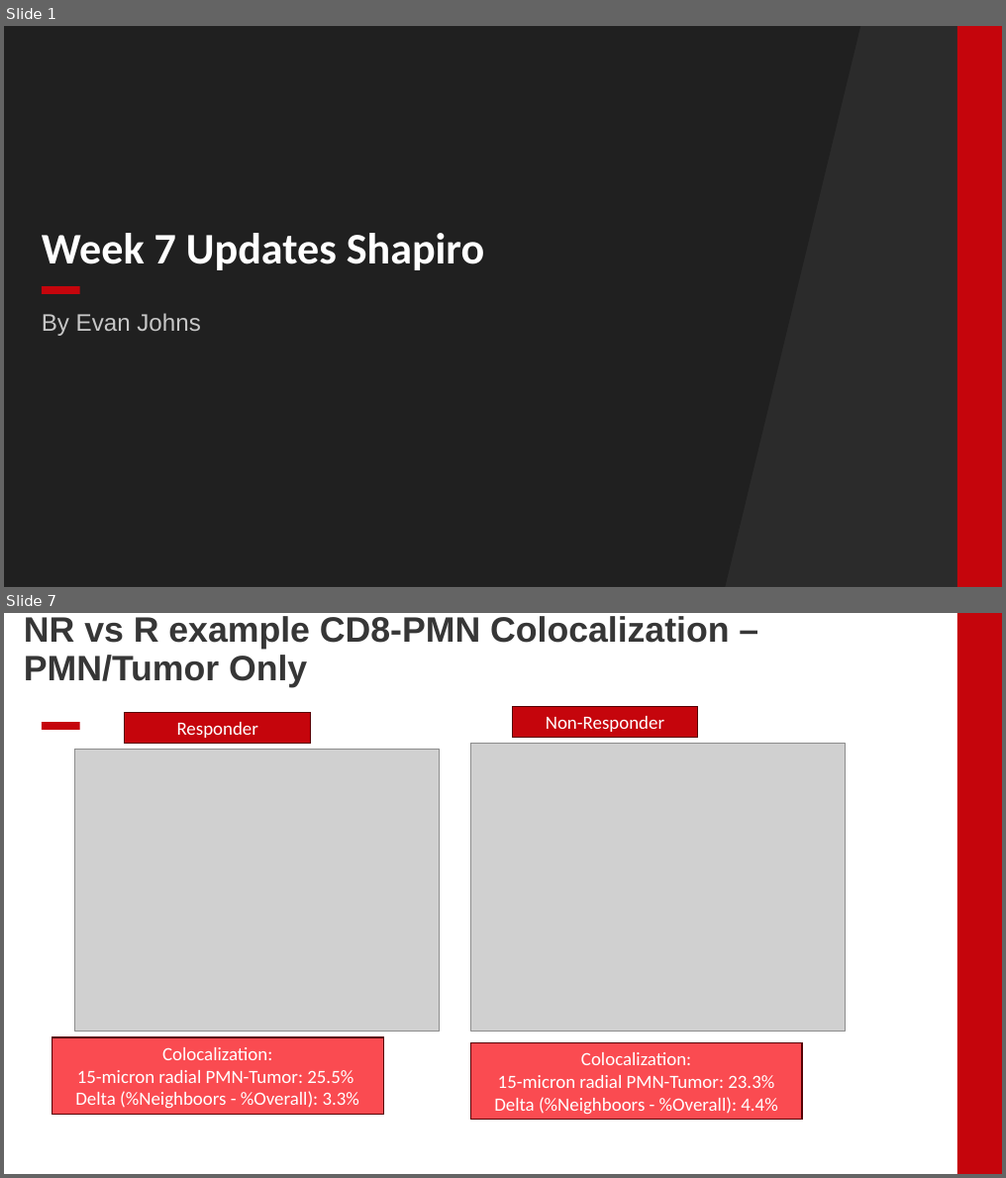
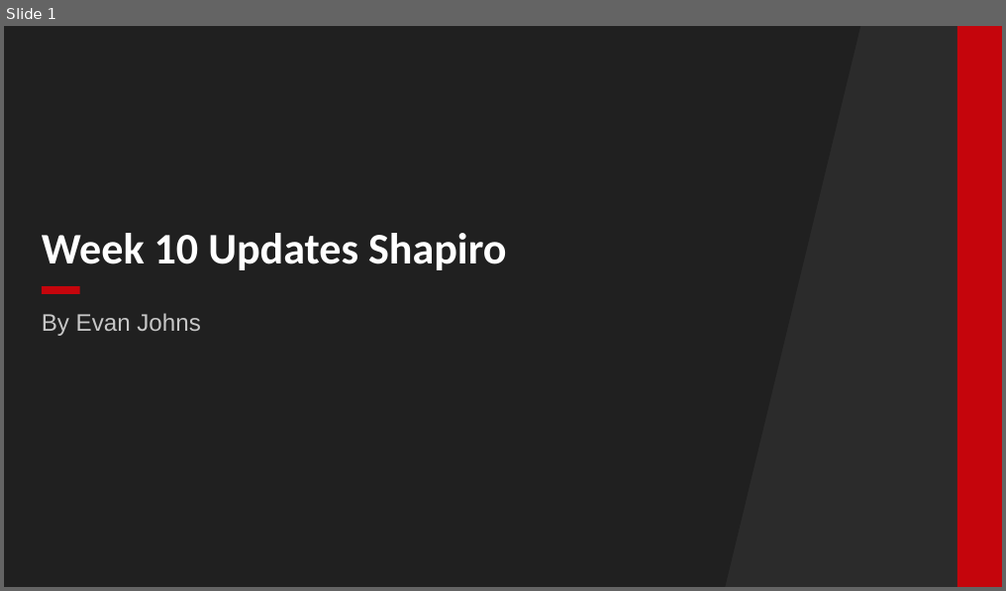
Before and after one commit to EDJohns/2025-Dinh-Lab-Research-Project, a slide deck: Shapiro 2025 Project/Weekly Updates/Week 7 Updates.pptx. Shown one above the other, each under a label of ours: slides 1 and 7 before the commit, slide 1 after it; the slides between them are not shown. The pictures are 1006x1178 and 1006x591 pixels, drawn with LibreOffice and Linux fonts; fonts in the diff are those of the drawing; grey boxes stand for pictures; background and template pictures are left out; a plain dark background stands for a picture behind light text. Boxes give left, top, right and bottom in pixels: in the first picture for what was removed or moved away, otherwise in the second. Text is boxed around its words. In the diff, an @@ line names an element or a change of style, - is before the commit and + after.

```diff
--- a/Shapiro 2025 Project/Weekly Updates/Week 7 Updates.pptx
+++ b/Shapiro 2025 Project/Weekly Updates/Week 7 Updates.pptx
@@ slide 7 removed at (4, 613, 1002, 1174), background #FFFFFF; not listed: 1 template element that a slide beside it also shows @@
@@ title removed at (24, 616, 729, 687) @@
-NR vs R example CD8-PMN Colocalization – PMN/Tumor Only
@@ rectangle removed at (42, 722, 80, 730) @@
@@ rectangle removed at (125, 713, 311, 744) @@
-Responder
@@ rectangle removed at (512, 707, 699, 738) @@
-Non-Responder
@@ picture removed at (74, 749, 440, 1032) @@
@@ picture removed at (471, 744, 845, 1032) @@
@@ rectangle removed at (52, 1039, 383, 1115) @@
-Colocalization:
-15-micron radial PMN-Tumor: 25.5%
-Delta (%Neighboors - %Overall): 3.3%
@@ rectangle removed at (471, 1043, 803, 1119) @@
-Colocalization:
-15-micron radial PMN-Tumor: 23.3%
-Delta (%Neighboors - %Overall): 4.4%
@@ slide 1 changed as well @@
@@ title at (42, 233, 506, 271): text changed @@
-Week 7 Updates Shapiro
+Week 10 Updates Shapiro
```
Also in this commit, not shown: 7 slides added, 18 other slides removed, 8 other files.
